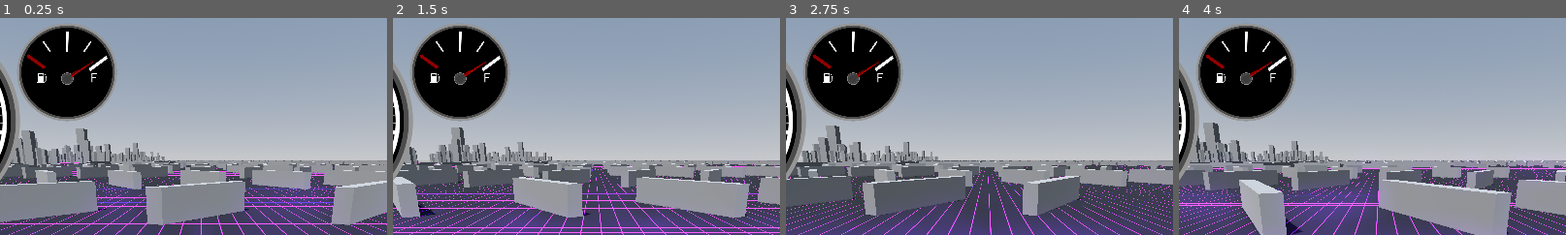
Above: before the commit, frames 1-4 (left to right).
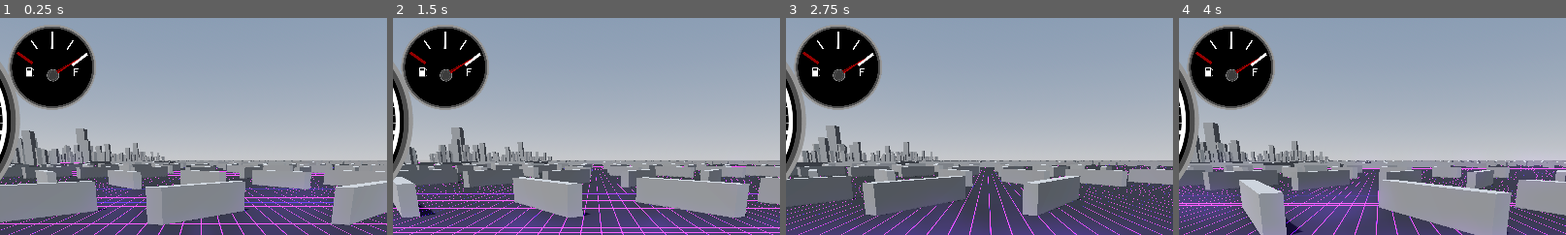
Above: after the commit, the same moments.

Repository: gdmbenedict/Projekt-Outrun
Game: Godot game, scene res://GameScenes/TestGameplay.tscn
Same seed, same stepped clock (60 frames per second), same inputs: the game is played once before the commit and once after it.
Inputs:
- Up to frame 1 (0.25 s): no input
- Up to frame 2 (1.5 s): hold D (move_right) 0.53-1.28 s; hold Down (ui_down) from 1.28 s (still down)
- Up to frame 3 (2.75 s): release Down (ui_down) at 2.03 s; hold D (move_right) from 2.03 s (still down)
- Up to frame 4 (4 s): release D (move_right) at 2.78 s; hold Up (ui_up) 2.78-3.53 s; hold A (move_left) from 3.53 s (still down)
The pictures show only the part of the screen within x 24-74%, y 0-50%; the shares and areas given below are measured in that part.

The runs differ from the first frame. In frame 1, 5.7% of the frame differs, in the area x 2-31%, y 2-48%; in frame 2, 5.7%; in frame 3, 5.7%; in frame 4, 5.7%.

Commit message:
Adjusted Fuel Gauge

Diff:
--- a/GameScenes/Gameplay_HUD.tscn
+++ b/GameScenes/Gameplay_HUD.tscn
@@ -14,12 +14,12 @@
 texture = ExtResource("1_g7b5w")
 
 [node name="FuelGauge" type="Sprite2D" parent="."]
-position = Vector2(376, 80.5)
-scale = Vector2(0.102772, 0.101615)
+position = Vector2(354, 73)
+scale = Vector2(0.0906018, 0.0888291)
 texture = ExtResource("2_g1y4y")
 
 [node name="GaugeNeedle2" type="Sprite2D" parent="."]
-position = Vector2(391, 81)
+position = Vector2(370, 76)
 rotation = -3.00022
 scale = Vector2(0.109187, 0.108478)
 texture = ExtResource("3_acimd")
